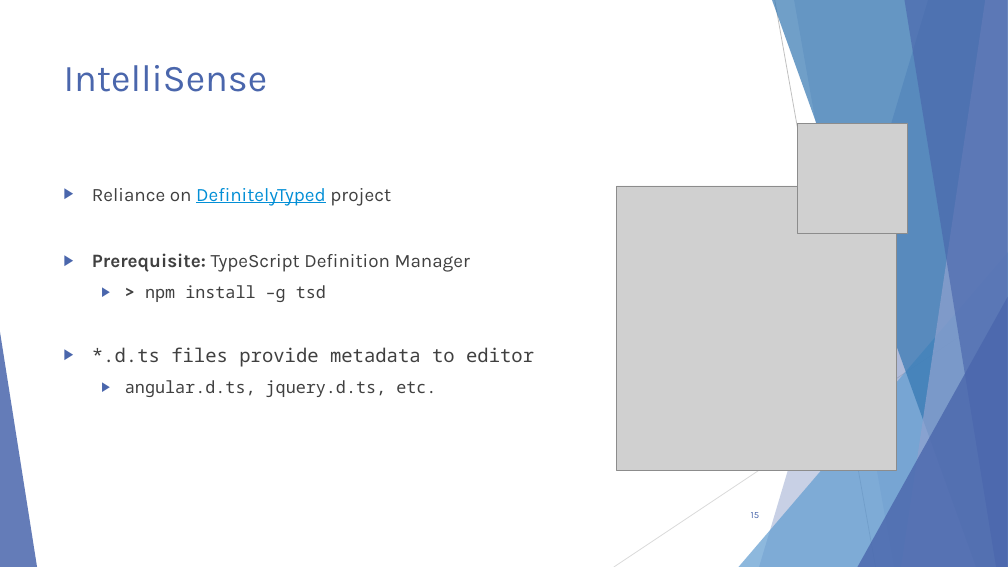
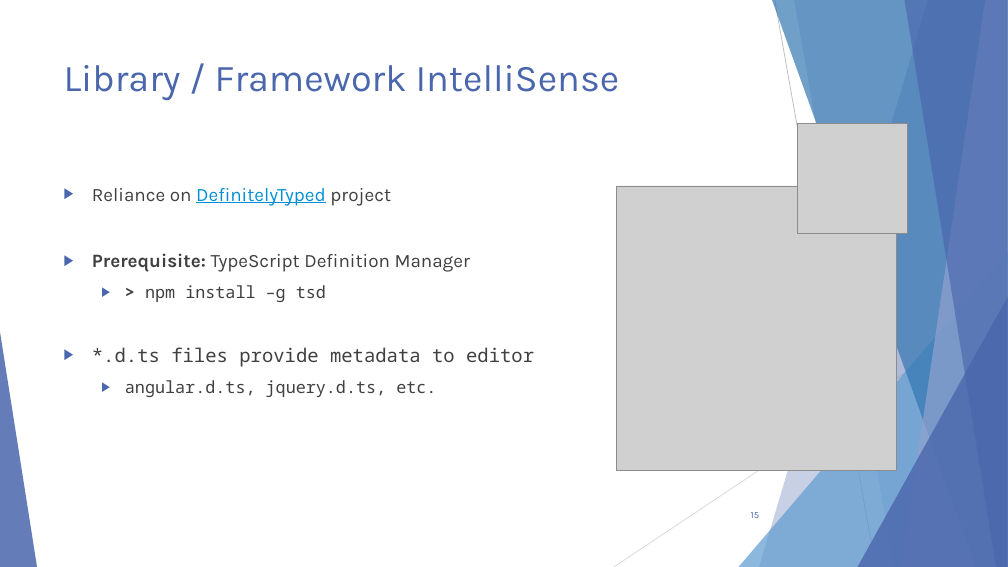
Before and after one commit to scottaddie/slide-decks, a slide deck: slide 15 of Intro to JavaScript Tooling in VS Code.pptx. Drawn at 1008x567 pixels with LibreOffice and Linux fonts; fonts in the diff are those of the drawing; grey boxes stand for pictures. Boxes give left, top, right and bottom in pixels: in the first picture for what was removed or moved away, otherwise in the second. Text is boxed around its words. In the diff, an @@ line names an element or a change of style, - is before the commit and + after.

```diff
--- a/Intro to JavaScript Tooling in VS Code.pptx
+++ b/Intro to JavaScript Tooling in VS Code.pptx
@@ title at <box>64,65,620,101</box>: text changed @@
-IntelliSense
+Library / Framework IntelliSense
```
Also in this commit, not shown: 2 other slides changed.
